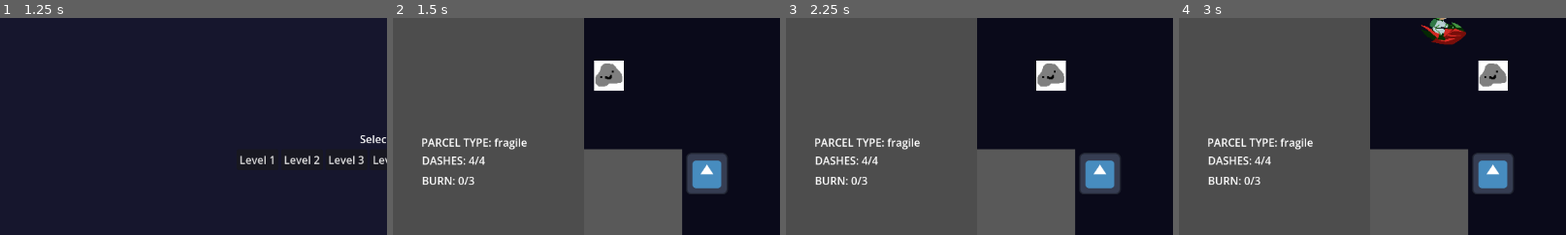
Above: before the commit, frames 1-4 (left to right).
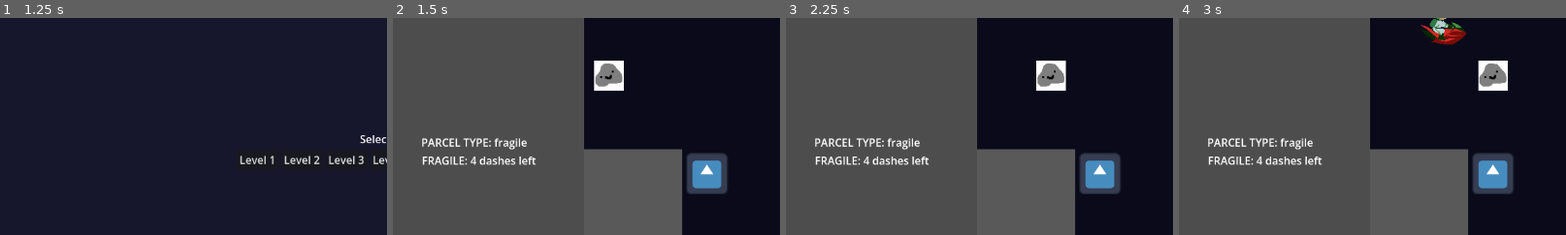
Above: after the commit, the same moments.

Repository: XilefEel/gameseed-2026
Game: Godot game, scene res://scenes/MainMenu.tscn
Same seed, same stepped clock (60 frames per second), same inputs: the game is played once before the commit and once after it. The engine's default icon, where the game draws it, is replaced by a stand-in: a white triangle on a blue panel in a dark square.
Inputs:
- Up to frame 1 (1.25 s): click "Play" at 0.5 s
- Up to frame 2 (1.5 s): click "Level 1" at 1.25 s
- Up to frame 3 (2.25 s): tap Enter at 2 s; hold Right (ui_right) from 2.03 s (still down); hold Shift from 2.03 s (still down)
- Up to frame 4 (3 s): tap Space at 2.75 s; release Right (ui_right) at 2.78 s; release Shift at 2.78 s; hold Down (ui_down) from 2.78 s (still down); tap Shift at 2.85 s
The pictures show only the part of the screen within x 0-50%, y 20-70%; the shares and areas given below are measured in that part.

Frame 1 is identical in both runs. In frame 2, 1.0% of the frame differs, in the area x 7-37%, y 63-77%; in frame 3, 1.0%; in frame 4, 1.0%.

Commit message:
added dynamic UI for different parcel types

Diff:
--- a/scenes/Game.tscn
+++ b/scenes/Game.tscn
@@ -55,16 +55,8 @@
 offset_bottom = 325.0
 text = "PARCEL: NORMAL"
 
-[node name="FragileDashLeft" type="Label" parent="UI" unique_id=1725475408]
+[node name="ParcelStatus" type="Label" parent="UI" unique_id=1725475408]
 offset_left = 43.0
 offset_top = 329.0
 offset_right = 180.0
 offset_bottom = 352.0
-text = "DASHES: 4/4"
-
-[node name="HeatGauge" type="Label" parent="UI" unique_id=1377291682]
-offset_left = 43.0
-offset_top = 359.0
-offset_right = 180.0
-offset_bottom = 382.0
-text = "BURN: 0/3"
--- a/scripts/player/player.gd
+++ b/scripts/player/player.gd
@@ -4,9 +4,8 @@
 @onready var grid: Grid = get_parent()
 @onready var movement: PlayerMovement = $Movement
 @onready var move_label := $"../../UI/MovesLeft"
-@onready var package_type_label := $"../../UI/ParcelType"
-@onready var fragile_label := $"../../UI/FragileDashLeft"
-@onready var heat_label := $"../../UI/HeatGauge"
+@onready var parcel_type_label := $"../../UI/ParcelType"
+@onready var parcel_status_label := $"../../UI/ParcelStatus"
 
 @onready var sfx_move := $"SFX_Move"
 @onready var sfx_dash := $"SFX_Dash"
@@ -21,24 +20,31 @@
 		moves_left = value
 		move_label.text = "MOVES LEFT: %d" % moves_left
 
-var parcel_type := "normal" :
+var parcel_type := "none" :
 	set(value):
 		parcel_type = value
-		package_type_label.text = "PARCEL TYPE: %s" % value
+		parcel_type_label.text = "PARCEL TYPE: %s" % value
+		update_parcel_ui()
 
 var fragile_dashes := 4 :
 	set(value):
 		fragile_dashes = value
-		fragile_label.text = "DASHES: %d/4" % fragile_dashes
+		update_parcel_ui()
 
 var heat_gauge := 0 :
 	set(value):
 		heat_gauge = value
-		heat_label.text = "BURN: %d/3" % heat_gauge
+		update_parcel_ui()
 
-var is_burning := false
-var burn_turns := 0
+var is_burning := false :
+	set(value):
+		is_burning = value
+		update_parcel_ui()
 
+var burn_turns := 0 :
+	set(value):
+		burn_turns = value
+		update_parcel_ui()
 
 func _ready() -> void:
 	await grid.grid_ready
@@ -68,3 +74,20 @@
 			movement.dash(dir)
 		else:
 			movement.move(dir)
+
+func update_parcel_ui() -> void:
+	match parcel_type:
+		"normal":
+			parcel_status_label.text = ""
+
+		"fragile":
+			parcel_status_label.text = "FRAGILE: %d dashes left" % fragile_dashes
+
+		"flammable":
+			if is_burning:
+				parcel_status_label.text = "BURNING! %d turns left" % (4 - burn_turns)
+			else:
+				parcel_status_label.text = "HEAT: %d/3" % heat_gauge
+
+		_:
+			parcel_status_label.text = ""
